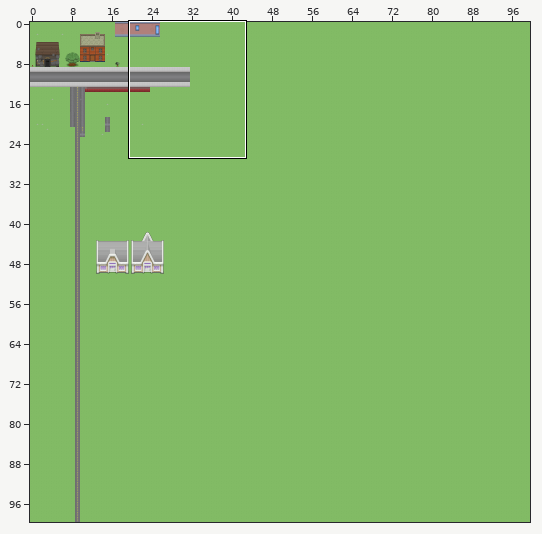
An edit to a level. Tiled map (JSON), src/assets/tilemaps/city.json. The first picture is a wide view before the edit; the outline marks the close-up.
Close-up. First the earlier version:
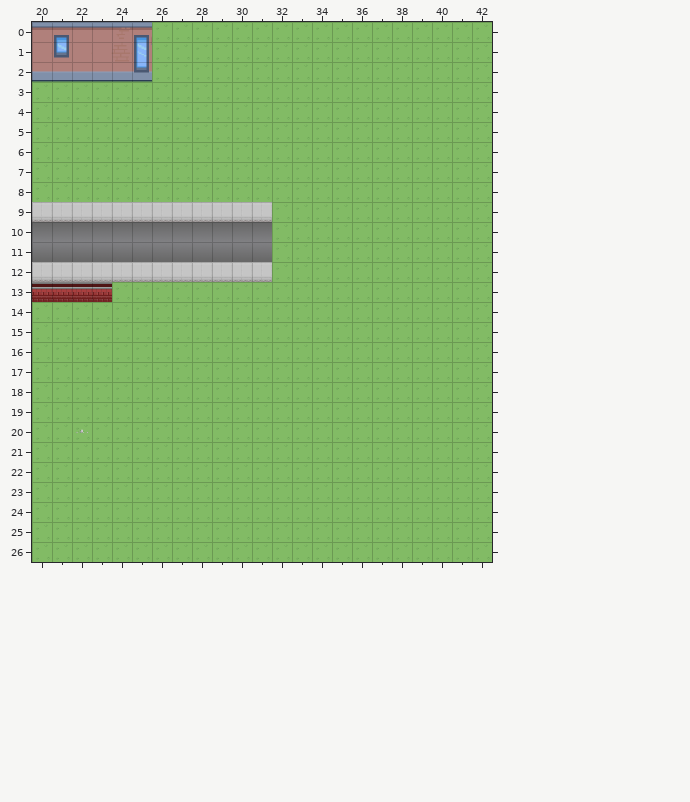
Cells are 32x32 px. Shown: x 20..42, y 0..26.
The result:
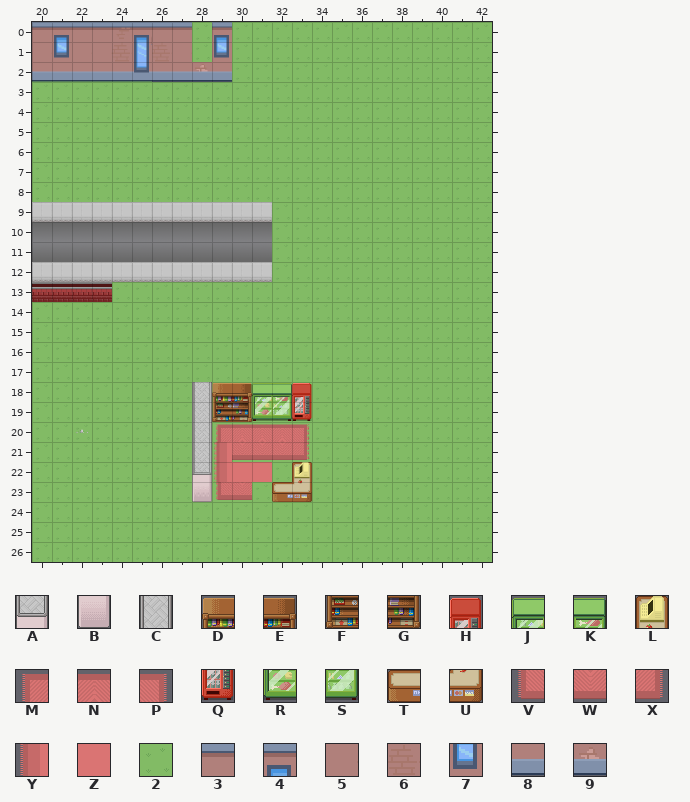
Key: from "City": A 40, B 80, C 90, D 127, E 128, F 167, G 168, H 200, J 201, K 202, L 206, M 210, N 211, P 212, Q 240, R 241, S 242, T 245, U 246, V 250, W 251, X 252, Y 362, Z 363, 2 800, 3 880, 4 884, 5 920, 6 921, 7 924, 8 960, 9 962.
_ is an empty cell.
Changes in this commit:
{"where": "layer \"Background\""}
{"y":0,"x":26,"old":"22","new":"33"}
{"y":0,"x":29,"old":"2","new":"4"}
{"y":1,"x":26,"old":"22","new":"65"}
{"y":1,"x":29,"old":"2","new":"7"}
{"y":2,"x":26,"old":"2222","new":"8898"}
{"where": "layer \"Buildings\""}
{"y":18,"x":28,"old":"______","new":"CDEJKH"}
{"y":19,"x":28,"old":"______","new":"CFGRSQ"}
{"y":20,"x":28,"old":"______","new":"CMNNNP"}
{"y":21,"x":28,"old":"______","new":"CYWWWX"}
{"y":22,"x":28,"old":"____","new":"AYZZ"}
{"y":22,"x":33,"old":"_","new":"L"}
{"y":23,"x":28,"old":"___","new":"BVW"}
{"y":23,"x":32,"old":"__","new":"TU"}
